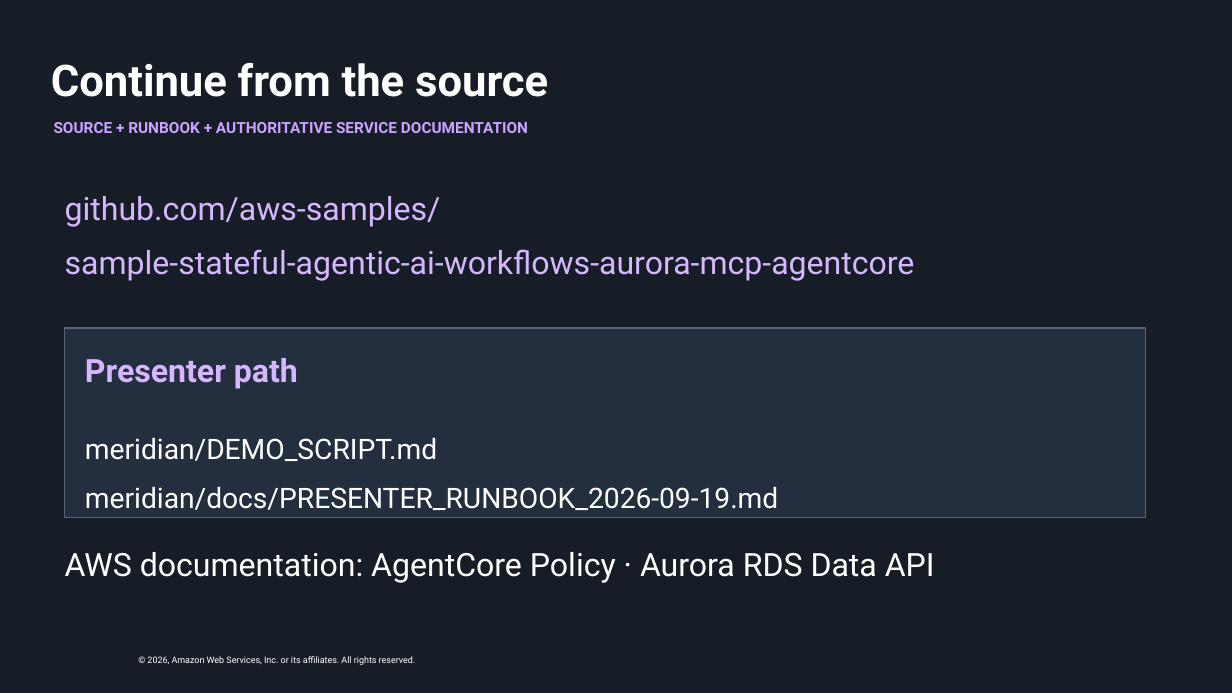
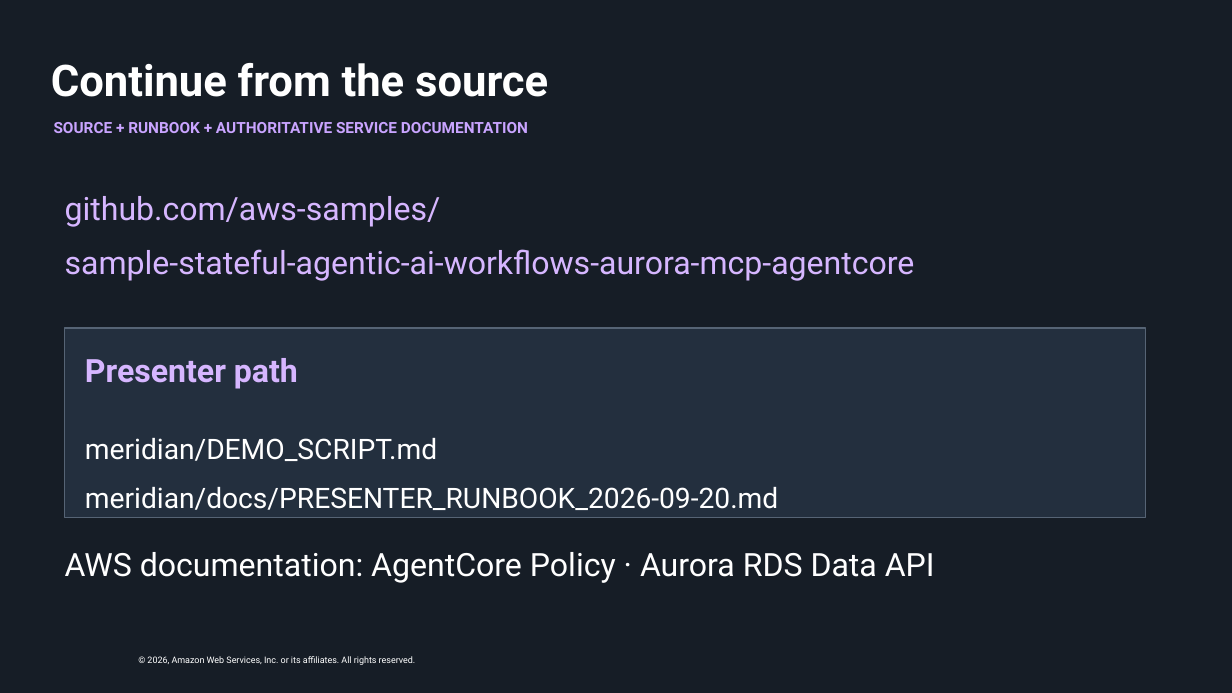
Before and after one commit to aws-samples/sample-stateful-agentic-ai-workflows-aurora-mcp-agentcore, a slide deck: slide 22 of meridian/docs/presentation/Meridian-reInvent-chalk-talk.pptx. Drawn at 1232x693 pixels with LibreOffice and Linux fonts; fonts in the diff are those of the drawing; background and template pictures are left out. Boxes give left, top, right and bottom in pixels: in the first picture for what was removed or moved away, otherwise in the second. Text is boxed around its words. In the diff, an @@ line names an element or a change of style, - is before the commit and + after.

```diff
--- a/meridian/docs/presentation/Meridian-reInvent-chalk-talk.pptx
+++ b/meridian/docs/presentation/Meridian-reInvent-chalk-talk.pptx
@@ text at box(85, 487, 778, 510): text changed @@
-meridian/docs/PRESENTER_RUNBOOK_2026-09-19.md
+meridian/docs/PRESENTER_RUNBOOK_2026-09-20.md
```
Also in this commit, not shown: 4 other slides changed, 42 other files.
